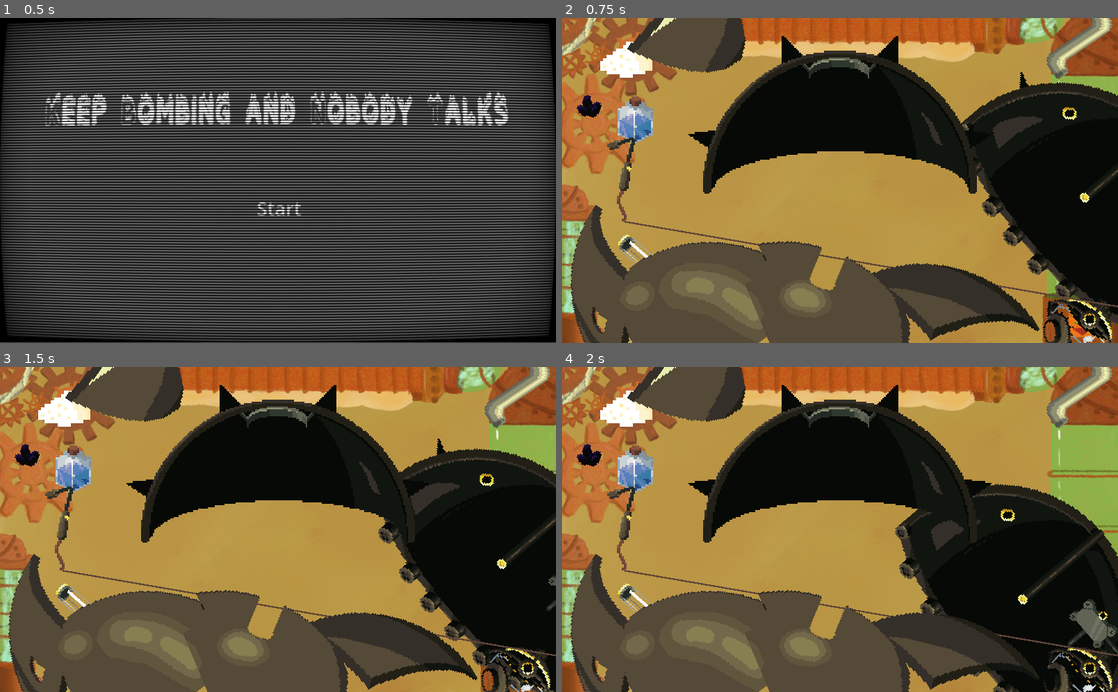
Above: before the commit, frames 1-4 (two rows, left to right).
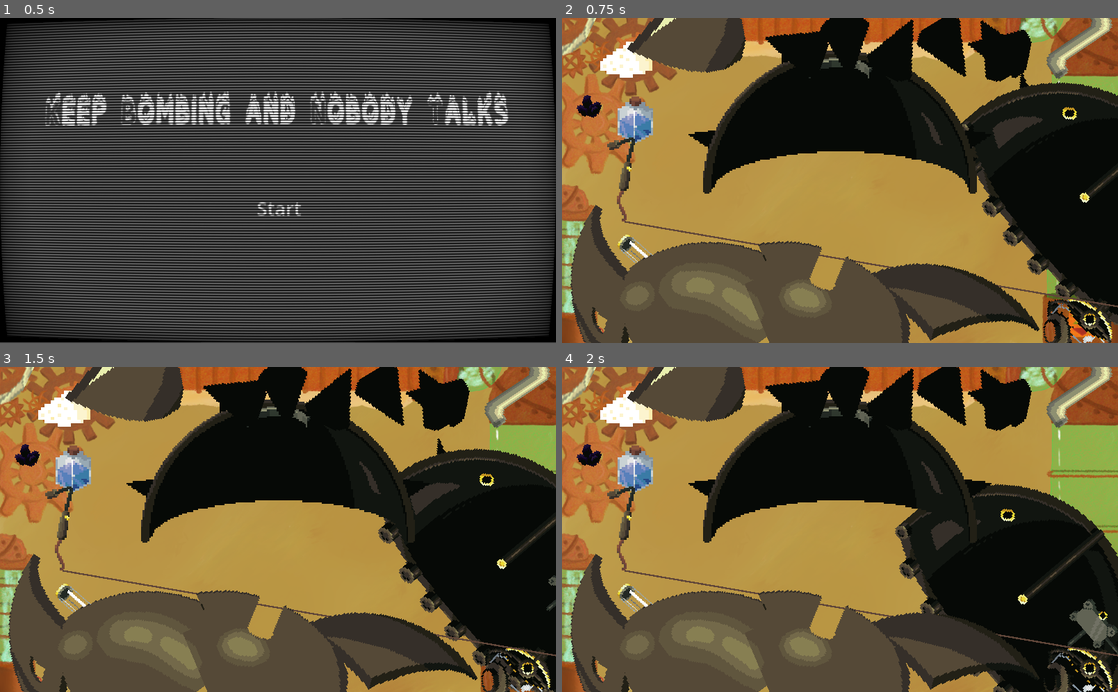
Above: after the commit, the same moments.

Repository: MarianPoirot/Gamejam-construire
Game: Godot game, scene res://Scenes/World/Opening.tscn
Same seed, same stepped clock (60 frames per second), same inputs: the game is played once before the commit and once after it.
Inputs (mouse positions are in pixels of both pictures, inside the frame that each line leads up to):
- Up to frame 1 (0.5 s): no input
- Up to frame 2 (0.75 s): click "Start" at 0.5 s
- Up to frame 3 (1.5 s): tap Enter at 1.25 s; drag from (528, 542) to (467, 594) at 1.27 s
- Up to frame 4 (2 s): no input

Frame 1 is identical in both runs. In frame 2, 4.5% of the frame differs, in the area x 36-85%, y 0-20%; in frame 3, 4.5%; in frame 4, 4.5%.

Commit message:
Placement des piques

Diff:
--- a/Scenes/Pieces/coque_avant_inf.tscn
+++ b/Scenes/Pieces/coque_avant_inf.tscn
@@ -1,6 +1,7 @@
-[gd_scene load_steps=4 format=3 uid="uid://dobe78ei8mmn1"]
+[gd_scene load_steps=5 format=3 uid="uid://dobe78ei8mmn1"]
 
 [ext_resource type="PackedScene" uid="uid://dfk32paob4qpa" path="res://Scenes/Pieces/Piece.tscn" id="1_4plen"]
+[ext_resource type="PackedScene" uid="uid://dgicsyqpftdlt" path="res://Scenes/Pieces/ancre.tscn" id="3_jeqdl"]
 [ext_resource type="Texture2D" uid="uid://yf4wxqqpqyqx" path="res://Assets/Sprites/Coque_avant_inférieur.png" id="3_kqclg"]
 
 [sub_resource type="ConvexPolygonShape2D" id="ConvexPolygonShape2D_pjbpw"]
@@ -27,3 +28,8 @@
 
 [node name="recepteurAncre" parent="." index="4"]
 position = Vector2(0, -2)
+
+[node name="ancre" parent="recepteurAncre" index="0" instance=ExtResource("3_jeqdl")]
+position = Vector2(0, 23)
+rotation = 3.14159
+id = 16
--- a/Scenes/Pieces/coque_avant_inf_L.tscn
+++ b/Scenes/Pieces/coque_avant_inf_L.tscn
@@ -1,7 +1,8 @@
-[gd_scene load_steps=4 format=3 uid="uid://5n2yjrnh0lvi"]
+[gd_scene load_steps=5 format=3 uid="uid://5n2yjrnh0lvi"]
 
 [ext_resource type="PackedScene" uid="uid://dfk32paob4qpa" path="res://Scenes/Pieces/Piece.tscn" id="1_qd0qr"]
 [ext_resource type="Texture2D" uid="uid://danvq0lx1bjk0" path="res://Assets/Sprites/Coque_avant_inférieur_gauche.png" id="2_gqgq5"]
+[ext_resource type="PackedScene" uid="uid://dgicsyqpftdlt" path="res://Scenes/Pieces/ancre.tscn" id="3_ybxxl"]
 
 [sub_resource type="ConvexPolygonShape2D" id="ConvexPolygonShape2D_pjbpw"]
 
@@ -25,3 +26,8 @@
 
 [node name="Sprite2D" type="Sprite2D" parent="." index="3"]
 texture = ExtResource("2_gqgq5")
+
+[node name="ancre" parent="recepteurAncre" index="0" instance=ExtResource("3_ybxxl")]
+position = Vector2(-12, 16)
+rotation = 0.829877
+id = 16
--- a/Scenes/Pieces/coque_avant_inf_R.tscn
+++ b/Scenes/Pieces/coque_avant_inf_R.tscn
@@ -1,7 +1,8 @@
-[gd_scene load_steps=4 format=3 uid="uid://ddce3absi6w14"]
+[gd_scene load_steps=5 format=3 uid="uid://ddce3absi6w14"]
 
 [ext_resource type="PackedScene" uid="uid://dfk32paob4qpa" path="res://Scenes/Pieces/Piece.tscn" id="1_qlej6"]
 [ext_resource type="Texture2D" uid="uid://b2lox0ij2ywif" path="res://Assets/Sprites/Coque_avant_inférieur_droit.png" id="2_apml3"]
+[ext_resource type="PackedScene" uid="uid://dgicsyqpftdlt" path="res://Scenes/Pieces/ancre.tscn" id="3_difkv"]
 
 [sub_resource type="ConvexPolygonShape2D" id="ConvexPolygonShape2D_pjbpw"]
 
@@ -25,3 +26,8 @@
 
 [node name="Sprite2D" type="Sprite2D" parent="." index="3"]
 texture = ExtResource("2_apml3")
+
+[node name="ancre" parent="recepteurAncre" index="0" instance=ExtResource("3_difkv")]
+position = Vector2(14, 15)
+rotation = 2.50611
+id = 16
--- a/Scenes/Pieces/coque_avant_sup_L.tscn
+++ b/Scenes/Pieces/coque_avant_sup_L.tscn
@@ -1,6 +1,7 @@
-[gd_scene load_steps=4 format=3 uid="uid://be0d3psb00c0b"]
+[gd_scene load_steps=5 format=3 uid="uid://be0d3psb00c0b"]
 
 [ext_resource type="PackedScene" uid="uid://dfk32paob4qpa" path="res://Scenes/Pieces/Piece.tscn" id="1_b8hjk"]
+[ext_resource type="PackedScene" uid="uid://dgicsyqpftdlt" path="res://Scenes/Pieces/ancre.tscn" id="3_uwidl"]
 [ext_resource type="Texture2D" uid="uid://ctocn6d0satat" path="res://Assets/Sprites/Coque_sépérieur_gauche.png" id="3_wrij4"]
 
 [sub_resource type="ConvexPolygonShape2D" id="ConvexPolygonShape2D_pjbpw"]
@@ -27,3 +28,15 @@
 texture = ExtResource("3_wrij4")
 hframes = 2
 frame = 1
+
+[node name="ancre" parent="recepteurAncre" index="0" instance=ExtResource("3_uwidl")]
+position = Vector2(-15, -20)
+rotation = -0.759887
+scale = Vector2(1.5, 1.5)
+id = 16
+
+[node name="ancre2" parent="recepteurAncre" index="1" instance=ExtResource("3_uwidl")]
+position = Vector2(-34, 32)
+rotation = -1.57079
+scale = Vector2(1.5, 1.5)
+id = 16
--- a/Scenes/Pieces/coque_avant_sup_R.tscn
+++ b/Scenes/Pieces/coque_avant_sup_R.tscn
@@ -1,6 +1,7 @@
-[gd_scene load_steps=4 format=3 uid="uid://dqxfa0eotji3k"]
+[gd_scene load_steps=5 format=3 uid="uid://dqxfa0eotji3k"]
 
 [ext_resource type="PackedScene" uid="uid://dfk32paob4qpa" path="res://Scenes/Pieces/Piece.tscn" id="1_ah8o7"]
+[ext_resource type="PackedScene" uid="uid://dgicsyqpftdlt" path="res://Scenes/Pieces/ancre.tscn" id="3_oyx3c"]
 [ext_resource type="Texture2D" uid="uid://cv6cwi36o6pqq" path="res://Assets/Sprites/Coque_Avant_droite.png" id="3_qs6on"]
 
 [sub_resource type="ConvexPolygonShape2D" id="ConvexPolygonShape2D_pjbpw"]
@@ -27,3 +28,8 @@
 texture = ExtResource("3_qs6on")
 hframes = 2
 frame = 1
+
+[node name="ancre" parent="recepteurAncre" index="0" instance=ExtResource("3_oyx3c")]
+position = Vector2(38, 22)
+rotation = 1.5708
+id = 16
--- a/Scenes/Pieces/coque_inférieure.tscn
+++ b/Scenes/Pieces/coque_inférieure.tscn
@@ -28,47 +28,35 @@
 [node name="Sprite2D" type="Sprite2D" parent="." index="3"]
 texture = ExtResource("2_sygsr")
 
-[node name="ancre_pique1" parent="recepteurAncre" index="0" instance=ExtResource("3_bm6tj")]
-position = Vector2(72, 16)
-id = 16
-
-[node name="ancre_pique2" parent="recepteurAncre" index="1" instance=ExtResource("3_bm6tj")]
-position = Vector2(0, 59)
-id = 14
-
-[node name="ancre_pique3" parent="recepteurAncre" index="2" instance=ExtResource("3_bm6tj")]
-position = Vector2(-72, 16)
-id = 14
-
-[node name="ancre_ballon" parent="recepteurAncre" index="3" instance=ExtResource("3_bm6tj")]
+[node name="ancre_ballon" parent="recepteurAncre" index="0" instance=ExtResource("3_bm6tj")]
 position = Vector2(0, -7)
 scale = Vector2(0.5, 0.5)
 
-[node name="ancreChaudiere" parent="recepteurAncre" index="4" instance=ExtResource("3_bm6tj")]
+[node name="ancreChaudiere" parent="recepteurAncre" index="1" instance=ExtResource("3_bm6tj")]
 position = Vector2(-37, 5)
 id = 3
 
-[node name="ancreMoteur" parent="recepteurAncre" index="5" instance=ExtResource("3_bm6tj")]
+[node name="ancreMoteur" parent="recepteurAncre" index="2" instance=ExtResource("3_bm6tj")]
 position = Vector2(39.5, 11.5)
 scale = Vector2(0.5, 0.5)
 id = 15
 
-[node name="ancreCoqueAvantL" parent="recepteurAncre" index="6" instance=ExtResource("3_bm6tj")]
+[node name="ancreCoqueAvantL" parent="recepteurAncre" index="3" instance=ExtResource("3_bm6tj")]
 position = Vector2(-37, 3)
 scale = Vector2(2, 2)
 id = 26
 
-[node name="ancreCoqueAvantInfR" parent="recepteurAncre" index="7" instance=ExtResource("3_bm6tj")]
+[node name="ancreCoqueAvantInfR" parent="recepteurAncre" index="4" instance=ExtResource("3_bm6tj")]
 position = Vector2(40, -7)
 scale = Vector2(2, 2)
 id = 27
 
-[node name="ancreCoqueAvantInf" parent="recepteurAncre" index="8" instance=ExtResource("3_bm6tj")]
+[node name="ancreCoqueAvantInf" parent="recepteurAncre" index="5" instance=ExtResource("3_bm6tj")]
 position = Vector2(0, 24)
 scale = Vector2(2, 2)
 id = 8
 
-[node name="ancreMeche" parent="recepteurAncre" index="9" instance=ExtResource("3_bm6tj")]
+[node name="ancreMeche" parent="recepteurAncre" index="6" instance=ExtResource("3_bm6tj")]
 position = Vector2(-40, 26)
 id = 28
 
--- a/Scenes/Pieces/coque_supérieure.tscn
+++ b/Scenes/Pieces/coque_supérieure.tscn
@@ -25,29 +25,19 @@
 id = 7
 disable = false
 
-[node name="ancre_pique1" parent="recepteurAncre" index="1" instance=ExtResource("3_msov2")]
-position = Vector2(64, -16)
-id = 16
-disable = false
-
-[node name="ancre_pique2" parent="recepteurAncre" index="2" instance=ExtResource("3_msov2")]
-position = Vector2(-64, -16)
-id = 16
-disable = false
-
-[node name="ancre_turbine" parent="recepteurAncre" index="3" instance=ExtResource("3_msov2")]
+[node name="ancre_turbine" parent="recepteurAncre" index="1" instance=ExtResource("3_msov2")]
 texture_filter = 1
 position = Vector2(-1, -26)
 id = 22
 disable = false
 
-[node name="ancreCoqueSupL" parent="recepteurAncre" index="4" instance=ExtResource("3_msov2")]
+[node name="ancreCoqueSupL" parent="recepteurAncre" index="2" instance=ExtResource("3_msov2")]
 position = Vector2(-31, -4)
 scale = Vector2(2, 2)
 id = 24
 disable = false
 
-[node name="ancreCoqueSupR" parent="recepteurAncre" index="5" instance=ExtResource("3_msov2")]
+[node name="ancreCoqueSupR" parent="recepteurAncre" index="3" instance=ExtResource("3_msov2")]
 position = Vector2(32, -4)
 scale = Vector2(2, 2)
 id = 25
--- a/Scenes/Pieces/pique.tscn
+++ b/Scenes/Pieces/pique.tscn
@@ -16,6 +16,9 @@
 scale = Vector2(3, 3)
 polygon = PackedVector2Array(15, 9.4, 15, 16, 11.8, 19, -11.2, 19, -15, 16.4, -15, 6.5, -3, -17.5, -3, -19, 1.2, -19)
 
+[node name="Ancre" parent="." index="2"]
+position = Vector2(0, 57)
+
 [node name="Pique" type="Sprite2D" parent="." index="4"]
 texture_filter = 1
 scale = Vector2(3, 3)
--- a/Scenes/World/Main.tscn
+++ b/Scenes/World/Main.tscn
@@ -25,6 +25,7 @@
 [ext_resource type="PackedScene" uid="uid://ddce3absi6w14" path="res://Scenes/Pieces/coque_avant_inf_R.tscn" id="22_t6vc2"]
 [ext_resource type="PackedScene" uid="uid://be0d3psb00c0b" path="res://Scenes/Pieces/coque_avant_sup_L.tscn" id="23_4volp"]
 [ext_resource type="PackedScene" uid="uid://dqxfa0eotji3k" path="res://Scenes/Pieces/coque_avant_sup_R.tscn" id="24_my6qh"]
+[ext_resource type="PackedScene" uid="uid://bvw3bc0ql6jkw" path="res://Scenes/Pieces/pique.tscn" id="26_8ndhy"]
 
 [node name="Main" type="Node2D"]
 script = ExtResource("1_vn17v")
@@ -132,3 +133,21 @@
 [node name="Coque_inf_avant_l5" parent="." instance=ExtResource("24_my6qh")]
 position = Vector2(495, 543)
 scale = Vector2(3, 3)
+
+[node name="Pique" parent="." instance=ExtResource("26_8ndhy")]
+position = Vector2(804, 59)
+
+[node name="Pique2" parent="." instance=ExtResource("26_8ndhy")]
+position = Vector2(713, 59)
+
+[node name="Pique3" parent="." instance=ExtResource("26_8ndhy")]
+position = Vector2(620, 55)
+
+[node name="Pique4" parent="." instance=ExtResource("26_8ndhy")]
+position = Vector2(525, 54)
+
+[node name="Pique5" parent="." instance=ExtResource("26_8ndhy")]
+position = Vector2(429, 55)
+
+[node name="Pique6" parent="." instance=ExtResource("26_8ndhy")]
+position = Vector2(801, 55)
--- a/Scripts/id.gd
+++ b/Scripts/id.gd
@@ -46,7 +46,7 @@
 	id_pieces.eau: [id_pieces.reservoir],
 	id_pieces.goupille: [id_pieces.bouchon],
 	id_pieces.moteur: [id_pieces.coque_inf],
-	id_pieces.piques: [id_pieces.coque_sup, id_pieces.coque_inf],
+	id_pieces.piques: [id_pieces.coque_avant_sup_l, id_pieces.coque_avant_inf_l,id_pieces.coque_avant_sup_r, id_pieces.coque_avant_inf_r],
 	id_pieces.reservoir: [id_pieces.chaudiere],
 	id_pieces.resistance: [id_pieces.cable],
 	id_pieces.sodium: [id_pieces.entonnoir],
Not shown: 1 places in Scenes/World/Main.tscn that only renumber resources
